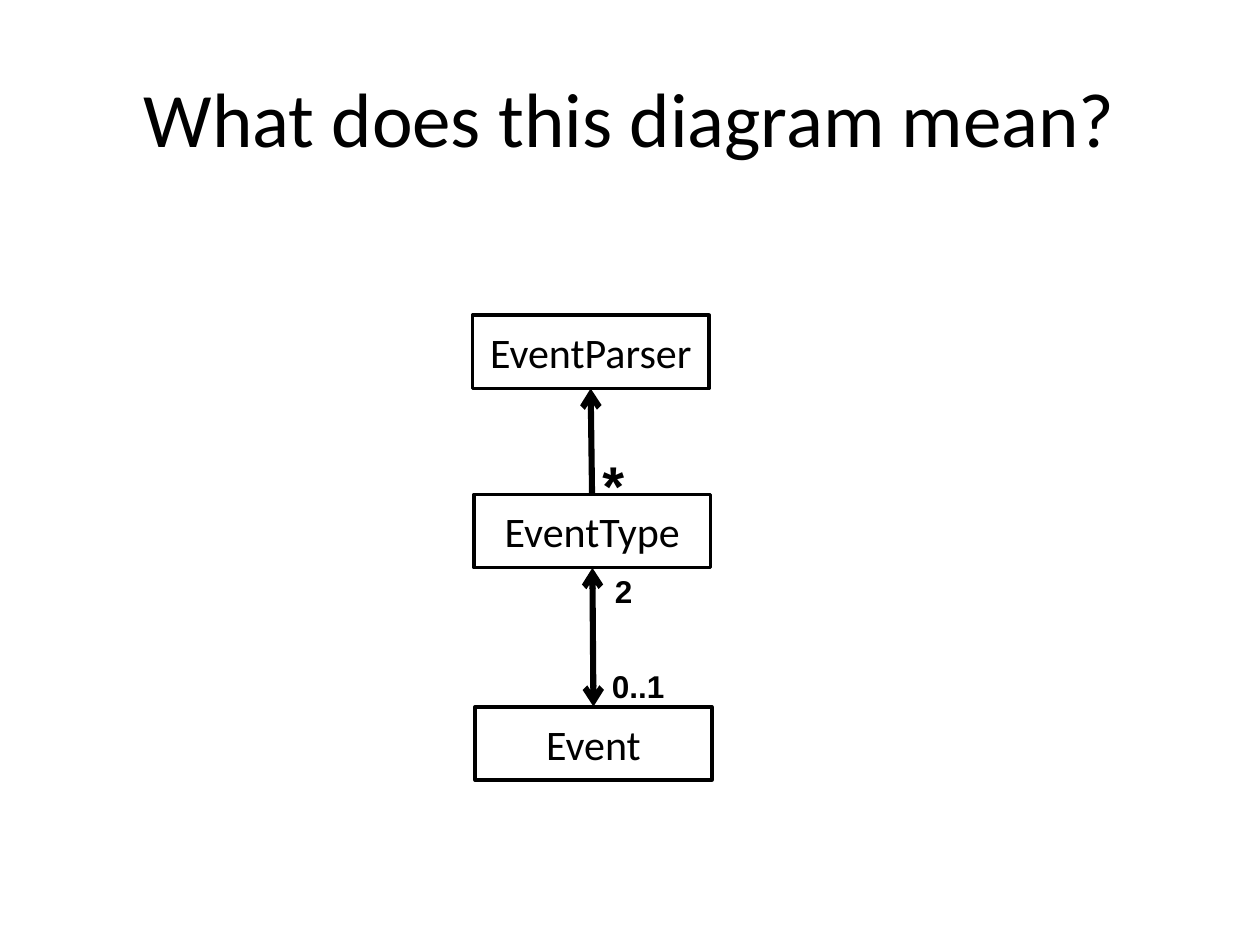
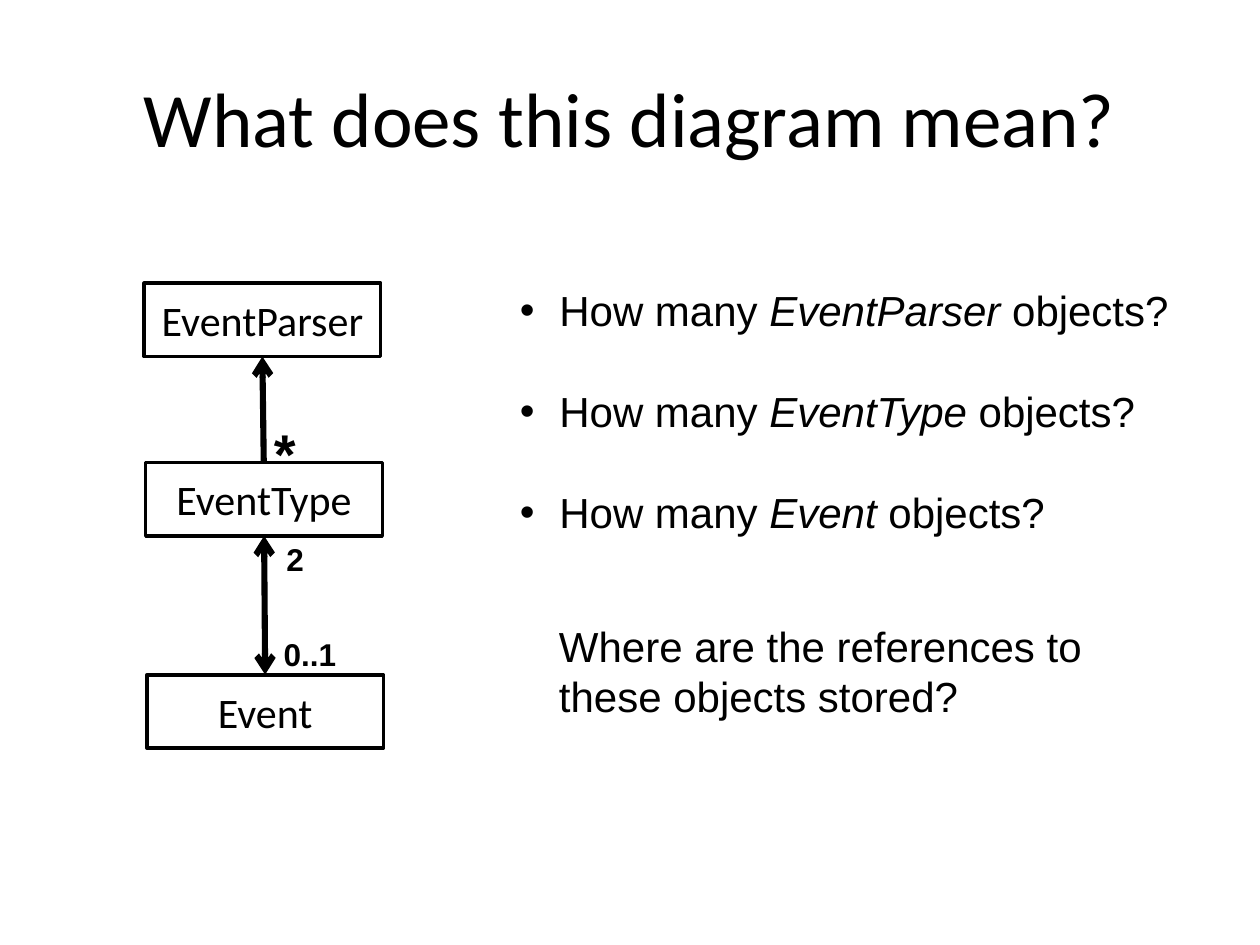
Before and after one commit to RHIT-CSSE/csse220, a slide deck: slide 6 of ClassMaterials/OOAndExceptions/Slides/OODFilesExceptions.pptx. Drawn at 1260x945 pixels with LibreOffice and Linux fonts; fonts in the diff are those of the drawing. Boxes give left, top, right and bottom in pixels: in the first picture for what was removed or moved away, otherwise in the second. Text is boxed around its words. In the diff, an @@ line names an element or a change of style, - is before the commit and + after.

```diff
--- a/ClassMaterials/OOAndExceptions/Slides/OODFilesExceptions.pptx
+++ b/ClassMaterials/OOAndExceptions/Slides/OODFilesExceptions.pptx
@@ text added at bbox=[559, 295, 1168, 536], 24 pt, text #000000 @@
+• How many EventParser objects?
+• How many EventType objects?
+• How many Event objects?
@@ 3 rectangles, 2 texts, 1 freeform shape: place and size @@
-3 rectangles, 2 texts, 1 freeform shape at bbox=[472, 315, 712, 780]
+3 rectangles, 2 texts, 1 freeform shape at bbox=[144, 284, 384, 748]
@@ freeform shape: place and size @@
-freeform shape at bbox=[592, 568, 593, 707]
+freeform shape at bbox=[265, 536, 266, 674]
@@ text "2": place and size @@
-text "2" at bbox=[615, 581, 633, 603]
+text "2" at bbox=[286, 549, 304, 571]
@@ text added at bbox=[559, 631, 1082, 721], 24 pt, text #000000 @@
+Where are the references to these objects stored?
```
Also in this commit, not shown: 10 other slides changed, 8 slides added, 3 slides removed.
